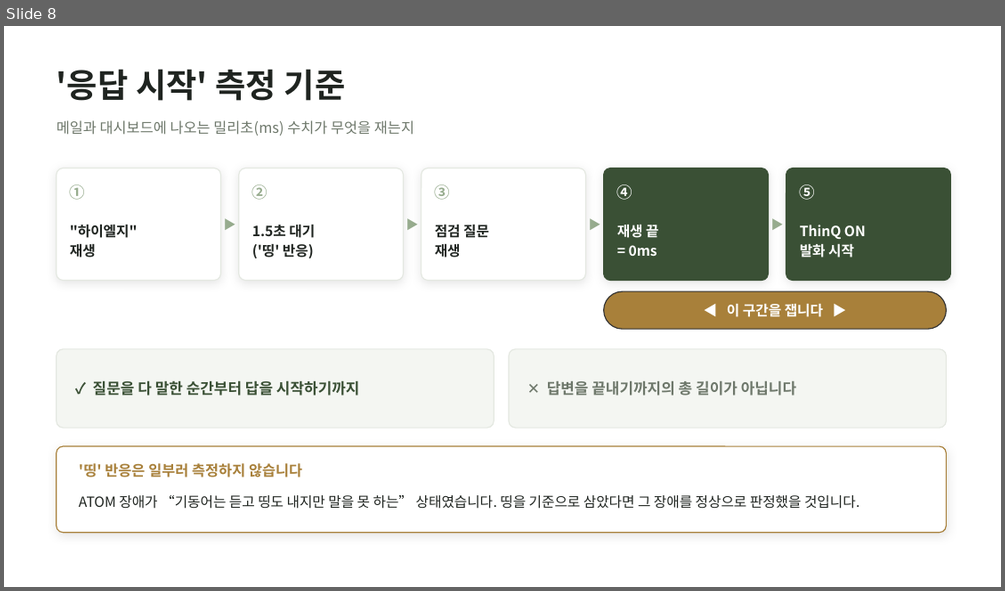
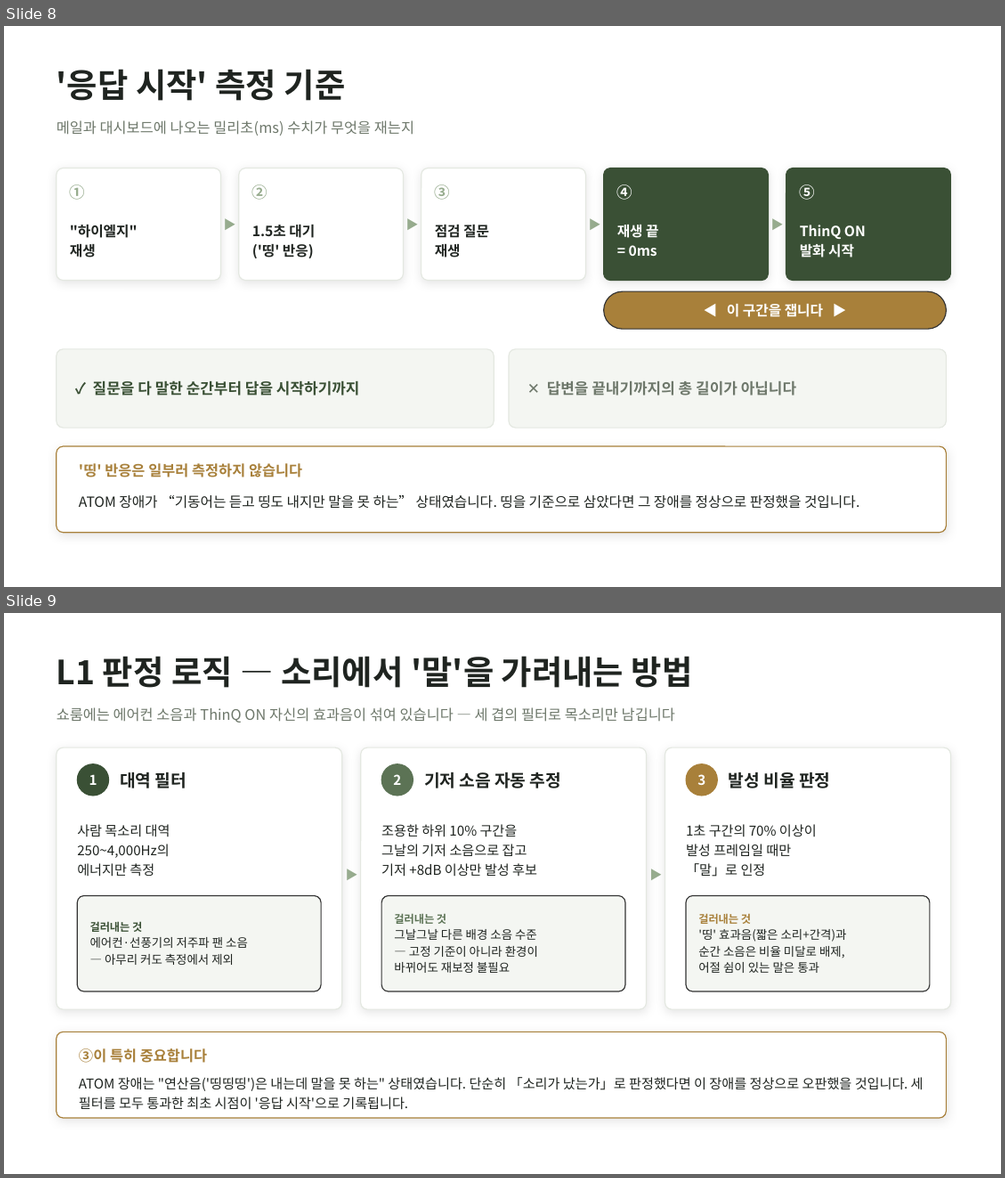
Before and after one commit to wonseok0415/wonseok-lab, a slide deck: thinqreal/fieldcheck/FieldCheck_진행보고_20260802.pptx. Shown one above the other, each under a label of ours: slide 8 before the commit, slides 8 and 9 after it. The pictures are 1005x591 and 1005x1178 pixels, drawn with LibreOffice and Linux fonts; fonts in the diff are those of the drawing. Boxes give left, top, right and bottom in pixels: in the first picture for what was removed or moved away, otherwise in the second. Text is boxed around its words. In the diff, an @@ line names an element or a change of style, - is before the commit and + after.

```diff
--- a/thinqreal/fieldcheck/FieldCheck_진행보고_20260802.pptx
+++ b/thinqreal/fieldcheck/FieldCheck_진행보고_20260802.pptx
@@ slide 9 added at (x1=4, y1=613, x2=1001, y2=1174), background #FFFFFF @@
@@ text added at (x1=57, y1=656, x2=693, y2=688), 32 pt, text #1F2420, bold @@
+L1 판정 로직 — 소리에서 '말'을 가려내는 방법
@@ text added at (x1=57, y1=707, x2=675, y2=722), 14 pt, text #6E786B @@
+쇼룸에는 에어컨 소음과 ThinQ ON 자신의 효과음이 섞여 있습니다 — 세 겹의 필터로 목소리만 남깁니다
@@ rounded rectangle added at (x1=57, y1=747, x2=342, y2=1009), fill #FFFFFF, outline #E4E8E1 1 pt @@
@@ ellipse added at (x1=77, y1=764, x2=109, y2=795), fill #3A5035, outline #3A5035 1 pt @@
@@ text added at (x1=120, y1=772, x2=186, y2=788), 16.5 pt, text #1F2420, bold @@
+대역 필터
@@ rounded rectangle added at (x1=361, y1=747, x2=647, y2=1009), fill #FFFFFF, outline #E4E8E1 1 pt @@
@@ ellipse added at (x1=381, y1=764, x2=413, y2=795), fill #5C7355, outline #5C7355 1 pt @@
@@ text added at (x1=424, y1=772, x2=561, y2=788), 16.5 pt, text #1F2420, bold @@
+기저 소음 자동 추정
@@ rounded rectangle added at (x1=665, y1=747, x2=951, y2=1009), fill #FFFFFF, outline #E4E8E1 1 pt @@
@@ ellipse added at (x1=686, y1=764, x2=718, y2=795), fill #A8803A, outline #A8803A 1 pt @@
@@ text added at (x1=728, y1=772, x2=830, y2=788), 16.5 pt, text #1F2420, bold @@
+발성 비율 판정
@@ text added at (x1=89, y1=774, x2=97, y2=785), 13 pt, text #FFFFFF, bold @@
+1
@@ text added at (x1=393, y1=774, x2=401, y2=785), 13 pt, text #FFFFFF, bold @@
+2
@@ text added at (x1=697, y1=774, x2=705, y2=785), 13 pt, text #FFFFFF, bold @@
+3
@@ text added at (x1=77, y1=824, x2=170, y2=876), 13 pt, text #1F2420 @@
+사람 목소리 대역
+250~4,000Hz의
+에너지만 측정
@@ text added at (x1=381, y1=824, x2=537, y2=876), 13 pt, text #1F2420 @@
+조용한 하위 10% 구간을
+그날의 기저 소음으로 잡고
+기저 +8dB 이상만 발성 후보
@@ text added at (x1=686, y1=824, x2=817, y2=876), 13 pt, text #1F2420 @@
+1초 구간의 70% 이상이
+발성 프레임일 때만
+「말」로 인정
@@ text added at (x1=342, y1=860, x2=362, y2=890), 12 pt, text #97AC8E @@
+▶
@@ text added at (x1=647, y1=860, x2=666, y2=890), 12 pt, text #97AC8E @@
+▶
@@ rounded rectangle added at (x1=77, y1=896, x2=321, y2=991), fill #F4F6F2, outline #333333 1 pt @@
@@ rounded rectangle added at (x1=381, y1=896, x2=625, y2=991), fill #F4F6F2, outline #333333 1 pt @@
@@ rounded rectangle added at (x1=686, y1=896, x2=930, y2=991), fill #F4F6F2, outline #333333 1 pt @@
@@ text added at (x1=90, y1=921, x2=248, y2=965), 11.5 pt, text #1F2420 @@
+걸러내는 것
+에어컨·선풍기의 저주파 팬 소음
+— 아무리 커도 측정에서 제외
@@ text added at (x1=394, y1=913, x2=538, y2=973), 11.5 pt, text #1F2420 @@
+걸러내는 것
+그날그날 다른 배경 소음 수준
+— 고정 기준이 아니라 환경이
+바뀌어도 재보정 불필요
@@ text added at (x1=698, y1=913, x2=847, y2=973), 11.5 pt, text #1F2420 @@
+걸러내는 것
+'띵' 효과음(짧은 소리+간격)과
+순간 소음은 비율 미달로 배제,
+어절 쉼이 있는 말은 통과
@@ rounded rectangle added at (x1=57, y1=1032, x2=947, y2=1118), fill #FFFFFF, outline #A8803A 1 pt @@
@@ text added at (x1=79, y1=1048, x2=207, y2=1062), 14 pt, text #A8803A, bold @@
+③이 특히 중요합니다
@@ text added at (x1=79, y1=1077, x2=923, y2=1110), 13 pt, text #1F2420 @@
+ATOM 장애는 "연산음('띵띵띵')은 내는데 말을 못 하는" 상태였습니다. 단순히 「소리가 났는가」로 판정했다면 이 장애를 정상으로 오판했을 것입니다. 세 필터를 모두 통과한 최초 시점이 '응답 시작'으로 기록됩니다.
```
Also in this commit, not shown: 3 slides changed, 1 other slide added, 7 other files.
